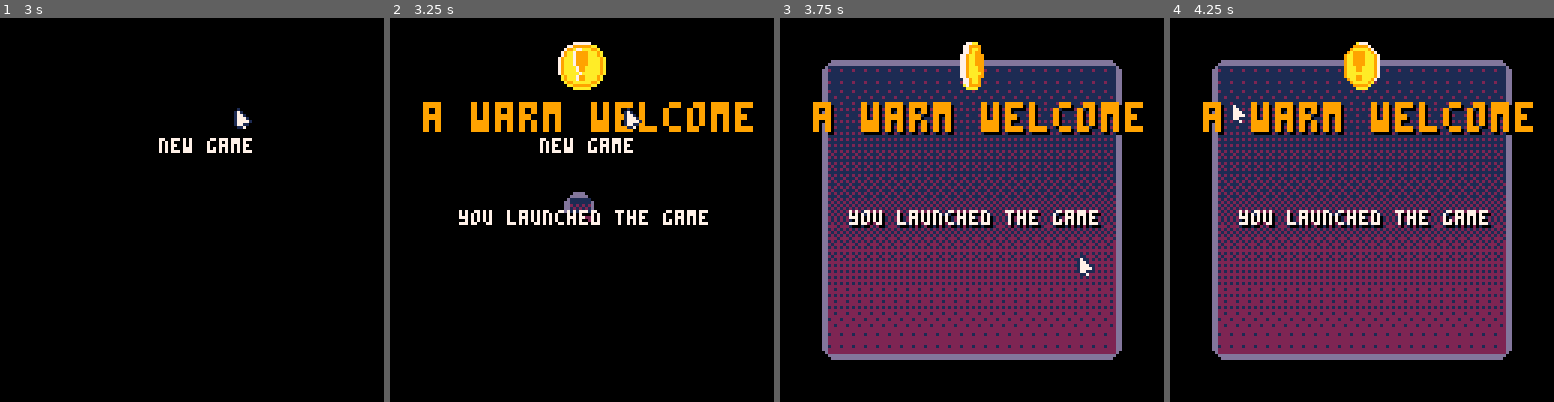
Above: before the commit, frames 1-4 (left to right).
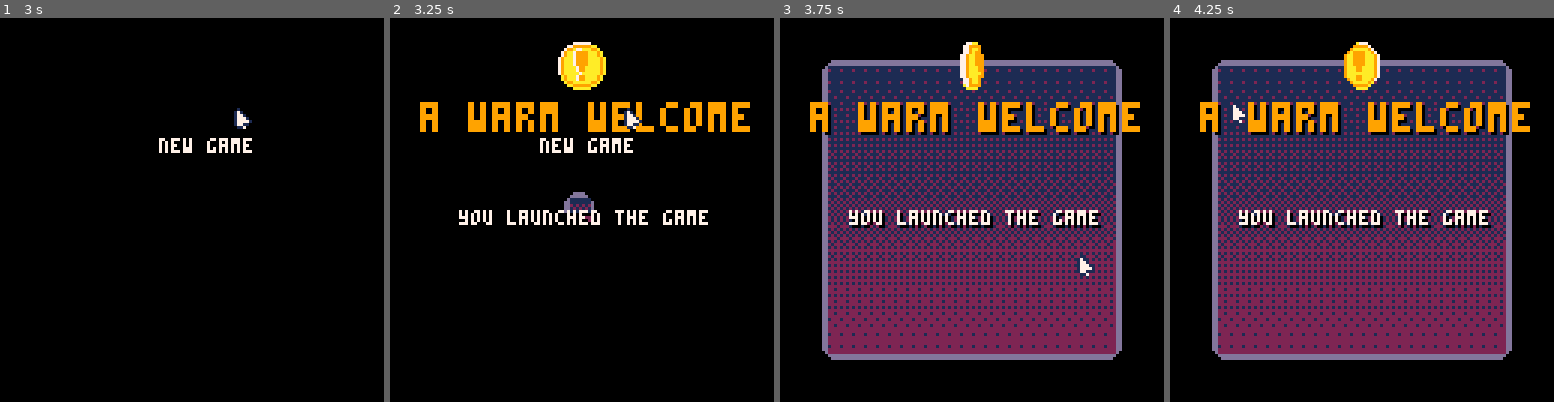
Above: after the commit, the same moments.

Repository: Mastoast/LDJam58
Game: PICO-8 cartridge ldjam58.p8
The game is run twice, just before and just after one commit, with the same random seed, the same clock (stepped at 60 frames per second) and the same inputs.
Inputs (mouse positions are in pixels of both pictures, inside the frame that each line leads up to):
- Up to frame 1 (3 s): tap X (X key) at 0.33, 1.07, 1.85, 2.97 s; click (280, 121) at 0.67 s; tap O (Z key) at 0.7, 1.7, 2.1, 2.5, 2.9 s; click (46, 267) at 1.22 s; hold Right 1.6-2.1 s; click (107, 114) at 1.77 s; hold Up 2.15-2.42 s; click (172, 259) at 2.32 s; hold Right from 2.47 s (still down); click (234, 106) at 2.87 s
- Up to frame 2 (3.25 s): release Right at 3.03 s; hold Left from 3.08 s (still down)
- Up to frame 3 (3.75 s): tap O (Z key) at 3.3, 3.7 s; click (1075, 256) at 3.42 s; release Left at 3.58 s; hold Down from 3.63 s (still down)
- Up to frame 4 (4.25 s): release Down at 3.97 s; click (1231, 102) at 3.97 s; hold Right from 4.02 s (still down); tap X (X key) at 4.08 s; tap O (Z key) at 4.1 s

Frame 1 is identical in both runs. In frame 2, 2.0% of the frame differs, in the area x 7-95%, y 21-30%; in frame 3, 3.0%, in the area x 7-95%, y 21-31%; in frame 4, 3.0%.

Commit message:
Add cat button

Diff:
--- a/achievements.lua
+++ b/achievements.lua
@@ -34,6 +34,7 @@
     {code = "finish_the_game", name ="\^t\^wfinish the game", description = "you're so good at this!", tip = "it's easy, just try."},
     {code = "our_code", name ="\^t\^wfind the secret//\^t\^wcode", description = "you definitely aren't//a yu-gi-oh player", tip = "did you read the instructions?"},
     {code = "coin", name ="\^t\^wmoney money//\^t\^wmoney", description = "you clicked the coin", tip = "achievementception"},
+    {code = "cats", name ="\^t\^w🐱🐱🐱🐱🐱     ", description = "🐱  🐱 //🐱🐱🐱  ", tip = " ⬇️ //➡️ 🐱 ⬅️  "},
      --{code = "", name ="", description = "", tip = ""},
 }
 
--- a/main.lua
+++ b/main.lua
@@ -26,6 +26,7 @@
     popup_last_input = 0
     popup_delay = 20
     is_menu_open = false
+    catcnt = 0
     --
     mode = "normal"
     mode_list = {
@@ -189,16 +190,13 @@
 end
 
 -- print at center
-function print_centered(str, x, y, col, w, ui)
-    local size = w and 3 or 2
+function print_centered(str, x, y, col, w)
+    local size = w and 4 or 2
     local strs = split(str, "//")
     for i=0, #strs-1 do
-        local length = #(strs[i+1]) * size - size/2
-        if ui then
-            print(strs[i+1], cam.x + 64 - length, cam.y + y + i * size*2, col)
-        else
-            print(strs[i+1], x - length, y + i * size*2, col)
-        end
+        local chrcnt = #(strs[i+1]) - (w and 4 or 0)
+        local length = chrcnt * size - size/2
+        print(strs[i+1], x - length, y + i * size*2, col)
     end
 end
 
--- a/menu.lua
+++ b/menu.lua
@@ -163,6 +163,10 @@
         local badge = create(badge, x + mx + (i % line_size) * distance, y + my + flr(i \ line_size) * distance)
         badge.achievement_index = i + 1
     end
+
+    local cat = create(cat, x+20, y+108)
+    cat.c1 = 0
+    cat.c2 = 1
     --
     local bckbtn = create(text, x, y)
     bckbtn.hit_w = 128
--- a/objects.lua
+++ b/objects.lua
@@ -119,13 +119,9 @@
     rectfill(self.x, self.y, self.x + self.hit_w - 1, self.y + self.hit_h - 1, col)
     if self.hover then
         rectfill(self.x-1, self.y-1, self.x + self.hit_w + 1, self.y + self.hit_h + 1, col)
-        print_centered(achievement.name, cam.x + 64, cam.y + 90, col, true, false)
-        if achievement.unlocked then
-            -- print(achievement.name, self.x, self.y + 10)
-            -- print(achievement.description, self.x, self.y + 18)
-        else
-            --print(achievement.tip, self.x, self.y + 10)
-        end
+        print_centered(achievement.name, cam.x + 64, cam.y + 90, col, true)
+        -- print_centered(achievement.description, cam.x + 64, cam.y + 90, 7)
+        -- print_centered(achievement.tip, cam.x + 64, cam.y + 90, 7)
     end
 end
 
@@ -138,6 +134,29 @@
 function badge.on_hover(self)
     local fx = {"bip1", "bip2", "bip3", "bip4", "bip5"}
     psfx(rchoice(fx))
+end
+
+cat = new_type(0)
+cat.txt="🐱"
+cat.hit_w=7
+cat.hit_h=6
+cat.hover=false
+cat.c1=7
+cat.c2=13
+
+function cat.draw(self)
+    local color = self.hover and self.c2 or self.c1
+    print(self.txt, self.x, self.y, color)
+end
+
+function cat.on_click(self)
+    spawn_particles(2, 3, cam.x + stat(32), cam.y + stat(33), self.c2)
+    -- TODO sfx
+    -- TODO del(objects, self) // disable
+    catcnt += 1
+    if catcnt == 5 then
+        unlock_badge("cats")
+    end
 end
 
 -- animated sprite
